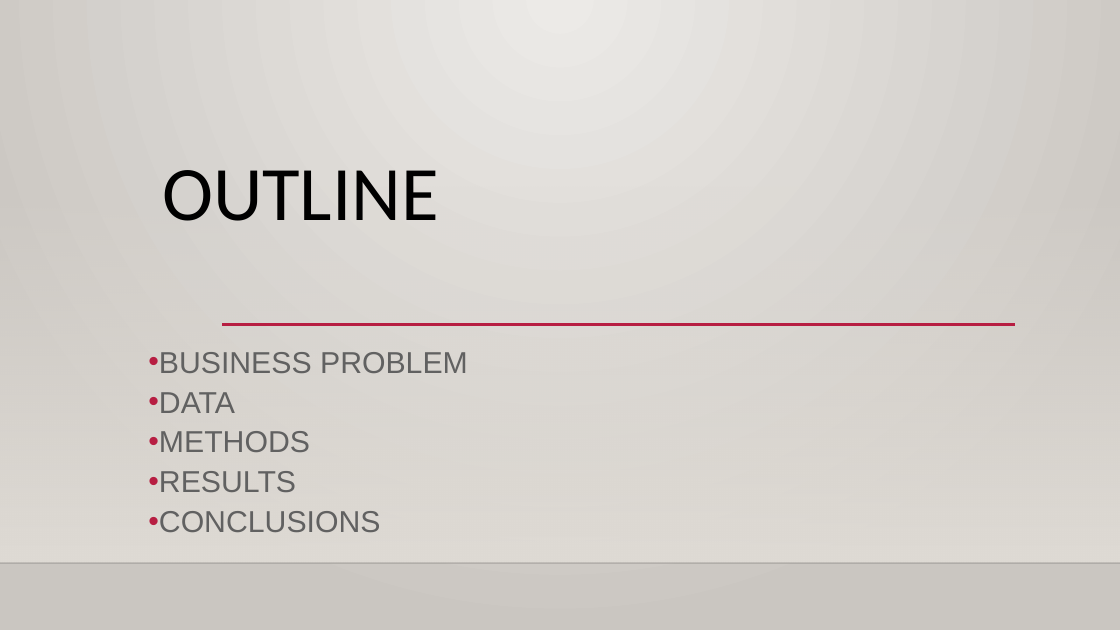
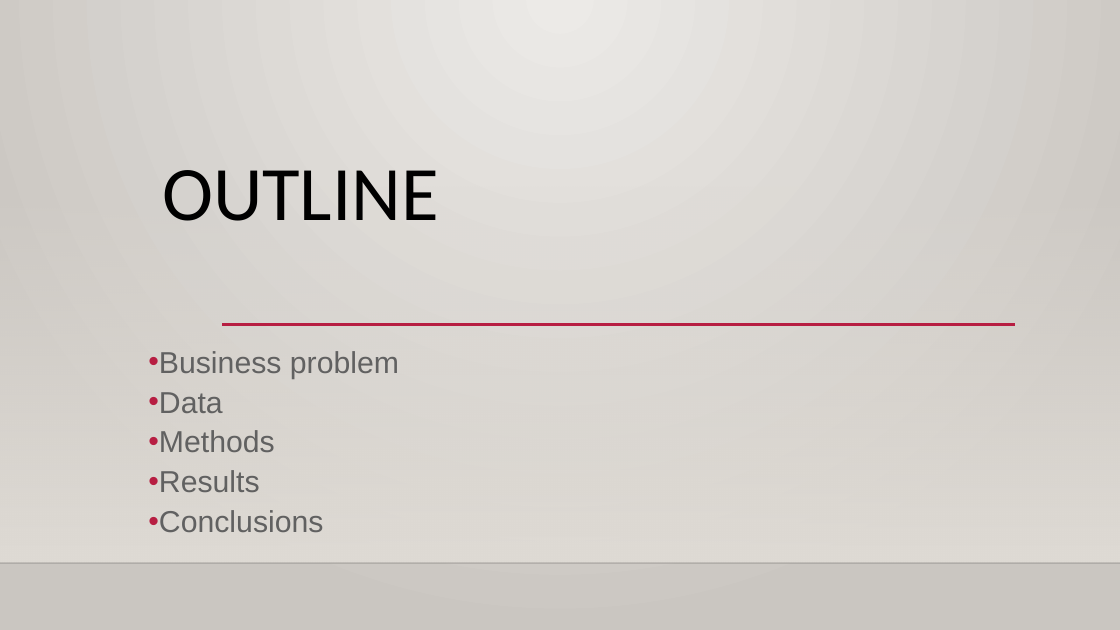
Before and after one commit to Rachael-Osoro/Phase1_Project, a slide deck: slide 4 of Presentation.ppt.pptx. Drawn at 1120x630 pixels with LibreOffice and Linux fonts; fonts in the diff are those of the drawing; background and template pictures are left out. Boxes give left, top, right and bottom in pixels: in the first picture for what was removed or moved away, otherwise in the second. Text is boxed around its words. In the diff, an @@ line names an element or a change of style, - is before the commit and + after.

```diff
--- a/Presentation.ppt.pptx
+++ b/Presentation.ppt.pptx
@@ subtitle at [148,351,399,532]: text changed @@
-• BUSINESS PROBLEM
-• DATA
-• METHODS
-• RESULTS
-• CONCLUSIONS
+• Business problem
+• Data
+• Methods
+• Results
+• Conclusions
```
Also in this commit, not shown: 6 other slides changed, 2 slides added, 2 slides removed.
